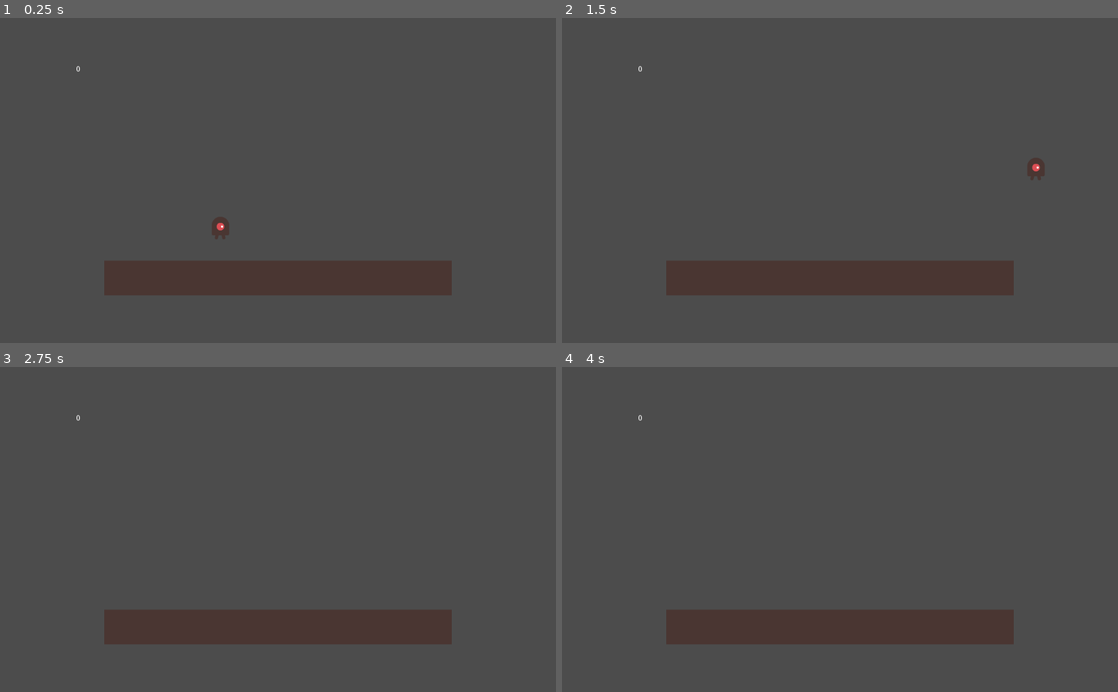
Above: before the commit, frames 1-4 (two rows, left to right).
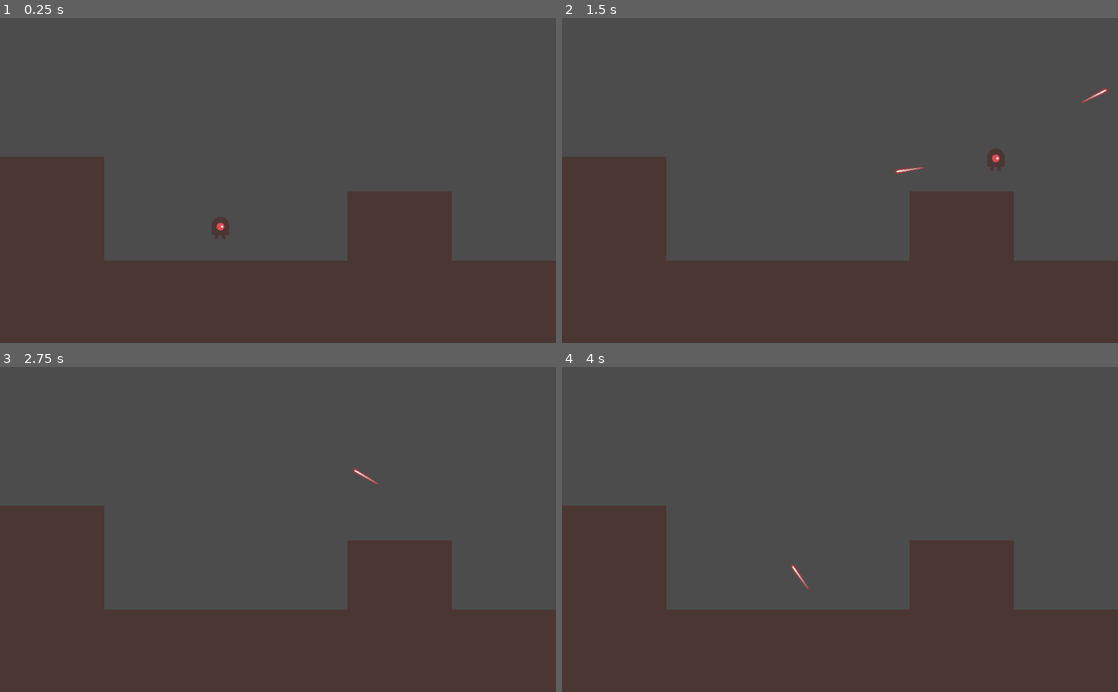
Above: after the commit, the same moments.

Repository: ben-gillott/crossbolt
Game: Godot game, scene res://Scenes/Main.tscn
Two runs of this game, one before a commit and one after it. Both use one fixed random seed, a clock stepped at 60 frames per second and the inputs below.
Inputs (mouse positions are in pixels of both pictures, inside the frame that each line leads up to):
- Up to frame 1 (0.25 s): no input
- Up to frame 2 (1.5 s): move the mouse to (962, 164) at 0.52 s; hold D (right) from 0.53 s (still down); click (962, 164) at 0.6 s; tap Space (jump) at 0.77 s; move the mouse to (728, 196) at 1.27 s; click (728, 196) at 1.35 s
- Up to frame 3 (2.75 s): tap Space (jump) at 1.52 s; move the mouse to (333, 458) at 2.02 s; release D (right) at 2.03 s; hold A (left) from 2.03 s (still down); click (333, 458) at 2.1 s
- Up to frame 4 (4 s): tap Enter at 2.75 s; move the mouse to (812, 594) at 2.77 s; release A (left) at 2.78 s; hold D (right) from 2.78 s (still down); click (812, 594) at 2.85 s; tap Space (jump) at 3.02, 3.77 s; move the mouse to (1006, 578) at 3.52 s; click (1006, 578) at 3.6 s

The runs differ from the first frame. In frame 1, 29% of the frame differs, in the area x 0-100%, y 14-100%; in frame 2, 29%; in frame 3, 29%; in frame 4, 29%.
Error before the commit: Invalid call. Nonexistent function '_endOfTheGame' in base 'Node2D'. (res://Scripts/Player.gd:35)
Error after the commit: Attempt to call function '_endOfTheGame' in base 'null instance' on a null instance. (res://Scripts/Player.gd:42)

Commit message:
basic bolt firing

Diff:
--- /dev/null
+++ b/Scenes/Bolt.tscn
@@ -0,0 +1,17 @@
+[gd_scene load_steps=4 format=2]
+
+[ext_resource path="res://Art/bolt1.png" type="Texture" id=1]
+[ext_resource path="res://Scripts/Bolt.gd" type="Script" id=2]
+
+[sub_resource type="RectangleShape2D" id=7]
+extents = Vector2( 5, 12.5 )
+
+[node name="Bolt" type="Area2D"]
+script = ExtResource( 2 )
+
+[node name="Sprite" type="Sprite" parent="."]
+texture = ExtResource( 1 )
+
+[node name="CollisionShape2D" type="CollisionShape2D" parent="."]
+position = Vector2( 0, -14.5 )
+shape = SubResource( 7 )
--- a/Scenes/Coin.tscn
+++ /dev/null
@@ -1,18 +0,0 @@
-[gd_scene load_steps=4 format=2]
-
-[ext_resource path="res://Art/tilesheet_complete.png" type="Texture" id=1]
-[ext_resource path="res://Coin.gd" type="Script" id=2]
-
-[sub_resource type="CircleShape2D" id=1]
-
-[node name="Coin" type="Area2D"]
-position = Vector2( 375.525, 375.525 )
-script = ExtResource( 2 )
-
-[node name="Sprite" type="Sprite" parent="."]
-texture = ExtResource( 1 )
-region_enabled = true
-region_rect = Rect2( 1043.5, 85.1085, 24.943, 21.6342 )
-
-[node name="CollisionShape2D" type="CollisionShape2D" parent="."]
-shape = SubResource( 1 )
--- a/Scenes/Main.tscn
+++ b/Scenes/Main.tscn
@@ -46,47 +46,18 @@
 [node name="TileMap" type="TileMap" parent="."]
 tile_set = SubResource( 12 )
 format = 1
-tile_data = PoolIntArray( 458755, 0, 0, 458756, 0, 0, 458757, 0, 0, 458758, 0, 0, 458759, 0, 0, 458760, 0, 0, 458761, 0, 0, 458762, 0, 0, 458763, 0, 0, 458764, 0, 0 )
+tile_data = PoolIntArray( 262144, 0, 0, 262145, 0, 0, 262146, 0, 0, 327680, 0, 0, 327681, 0, 0, 327682, 0, 0, 327690, 0, 0, 327691, 0, 0, 327692, 0, 0, 393216, 0, 0, 393217, 0, 0, 393218, 0, 0, 393226, 0, 0, 393227, 0, 0, 393228, 0, 0, 458752, 0, 0, 458753, 0, 0, 458754, 0, 0, 458755, 0, 0, 458756, 0, 0, 458757, 0, 0, 458758, 0, 0, 458759, 0, 0, 458760, 0, 0, 458761, 0, 0, 458762, 0, 0, 458763, 0, 0, 458764, 0, 0, 458765, 0, 0, 458766, 0, 0, 458767, 0, 0, 524288, 0, 0, 524289, 0, 0, 524290, 0, 0, 524291, 0, 0, 524292, 0, 0, 524293, 0, 0, 524294, 0, 0, 524295, 0, 0, 524296, 0, 0, 524297, 0, 0, 524298, 0, 0, 524299, 0, 0, 524300, 0, 0, 524301, 0, 0, 524302, 0, 0, 524303, 0, 0, 589824, 0, 0, 589825, 0, 0, 589826, 0, 0, 589827, 0, 0, 589828, 0, 0, 589829, 0, 0, 589830, 0, 0, 589831, 0, 0, 589832, 0, 0, 589833, 0, 0, 589834, 0, 0, 589835, 0, 0, 589836, 0, 0, 589837, 0, 0, 589838, 0, 0, 589839, 0, 0 )
 
 [node name="Player" parent="." instance=ExtResource( 2 )]
 position = Vector2( 406, 361 )
 
-[node name="CoinManager" type="Node2D" parent="."]
+[node name="UI" type="CanvasLayer" parent="."]
 
-[node name="Music" type="AudioStreamPlayer" parent="CoinManager"]
-pause_mode = 2
-volume_db = -6.0
-autoplay = true
-
-[node name="CoinSFX" type="AudioStreamPlayer" parent="CoinManager"]
-volume_db = 5.0
-
-[node name="DeathSFX" type="AudioStreamPlayer" parent="CoinManager"]
-volume_db = 10.0
-
-[node name="ScoreCounter" type="Node2D" parent="."]
-
-[node name="UI" type="CanvasLayer" parent="ScoreCounter"]
-
-[node name="Control" type="Control" parent="ScoreCounter/UI"]
+[node name="Control" type="Control" parent="UI"]
 margin_right = 40.0
 margin_bottom = 40.0
-__meta__ = {
-"_edit_use_anchors_": false
-}
 
-[node name="Score" type="RichTextLabel" parent="ScoreCounter/UI/Control"]
-margin_left = 139.577
-margin_top = 88.3957
-margin_right = 205.577
-margin_bottom = 143.396
-text = "0
-"
-__meta__ = {
-"_edit_use_anchors_": false
-}
-
-[node name="GameOverScore" type="RichTextLabel" parent="ScoreCounter/UI/Control"]
+[node name="GameOverScore" type="RichTextLabel" parent="UI/Control"]
 visible = false
 anchor_right = 0.879
 margin_left = 543.323
@@ -99,7 +70,7 @@
 "_edit_use_anchors_": false
 }
 
-[node name="GameOver" type="RichTextLabel" parent="ScoreCounter/UI/Control"]
+[node name="GameOver" type="RichTextLabel" parent="UI/Control"]
 visible = false
 margin_left = 479.323
 margin_top = 196.256
@@ -113,7 +84,7 @@
 "_edit_use_anchors_": false
 }
 
-[node name="RestartButton" type="Button" parent="ScoreCounter/UI/Control"]
+[node name="RestartButton" type="Button" parent="UI/Control"]
 visible = false
 margin_left = 481.933
 margin_top = 273.812
--- a/Scenes/Player.tscn
+++ b/Scenes/Player.tscn
@@ -1,33 +1,11 @@
-[gd_scene load_steps=6 format=2]
+[gd_scene load_steps=4 format=2]
 
 [ext_resource path="res://Scripts/Player.gd" type="Script" id=1]
 [ext_resource path="res://Art/enemyWalking_2.png" type="Texture" id=2]
 
 [sub_resource type="CapsuleShape2D" id=6]
 
-[sub_resource type="GDScript" id=7]
-script/source = "extends Area2D
-
-
-# Declare member variables here. Examples:
-# var a = 2
-# var b = \"text\"
-
-
-# Called when thenode enters the scene tree for the first time.
-func _ready():
-	pass # Replace with function body.
-
-
-# Called every frame. 'delta' is the elapsed time since the previous frame.
-#func _process(delta):
-#	pass
-"
-
-[sub_resource type="CapsuleShape2D" id=8]
-
 [node name="Player" type="KinematicBody2D"]
-position = Vector2( 313.412, 375.827 )
 script = ExtResource( 1 )
 
 [node name="Sprite" type="Sprite" parent="."]
@@ -36,9 +14,4 @@
 [node name="CollisionShape2D" type="CollisionShape2D" parent="."]
 shape = SubResource( 6 )
 
-[node name="Area2D" type="Area2D" parent="."]
-visible = false
-script = SubResource( 7 )
-
-[node name="CollisionShape2D" type="CollisionShape2D" parent="Area2D"]
-shape = SubResource( 8 )
+[node name="BoltStart" type="Position2D" parent="."]
--- /dev/null
+++ b/Scripts/Bolt.gd
@@ -0,0 +1,17 @@
+extends Area2D
+
+var direction: Vector2
+var speed: int = 700
+
+func _ready():
+	direction = position.direction_to(get_global_mouse_position()).normalized()
+	var angle = position.angle_to_point(get_global_mouse_position())
+	rotation = angle - PI/2
+
+func _process(delta):
+	position += direction * speed * delta
+
+func _on_Bullet_body_entered(body):
+	if body.is_in_group("mobs"):
+		body.queue_free()
+	queue_free()
--- a/Scripts/Coin.gd
+++ /dev/null
@@ -1,24 +0,0 @@
-extends Area2D
-
-
-# Declare member variables here. Examples:
-# var a = 2
-# var b = "text"
-
-
-# Called when the node enters the scene tree for the first time.
-func _ready():
-	position.y = 20
-	pass # Replace with function body.
-
-var gravityVal = 100
-var velocityVal = 50
-
-# Called every frame. 'delta' is the elapsed time since the previous frame.
-func _process(delta):
-	position.y = position.y + velocityVal * delta
-	velocityVal += gravityVal * delta
-
-	if(position.y > 900):
-		queue_free()
-	pass
--- a/Scripts/CoinManager.gd
+++ /dev/null
@@ -1,61 +0,0 @@
-extends Node2D
-
-#onready var coin = $Coin
-var score = 0
-
-onready var restartButton : Button = get_parent().get_node("ScoreCounter/UI/Control/RestartButton")
-
-var coin = preload("res://Coin.tscn")
-
-
-# Called when the node enters the scene tree for the first time.
-func _ready():
-	restartButton.connect("button_down", self, "restartScene")
-	pass
-
-
-func _updateScoreUI(var newScore):
-	var ScoreUINode = get_parent().get_node("ScoreCounter/UI/Control/Score")
-	ScoreUINode.text = str(newScore)
-
-func _spawnCoin():
-	var coin_instance = coin.instance()
-	coin_instance.position = Vector2(545.0, 10.0)
-	call_deferred("add_child", coin_instance)
-
-
-
-var timer = 0;
-var spawnRate = 2;
-
-func _process(delta):
-	timer += delta
-	if timer > spawnRate:
-		timer = 0
-		_spawnCoin()
-
-#When the player hits a coin
-func _on_Player_area_entered(area):
-	score += 1
-	print(score)
-	_updateScoreUI(score)
-	$CoinSFX.play()
-	area.queue_free()
-
-
-func _endOfTheGame():
-	print("fallen")
-	spawnRate = 10000 #stop coins falling
-	$DeathSFX.play()
-
-	var ScoreUINode = get_parent().get_node("ScoreCounter/UI/Control/Score")
-	var GameOverUINode = get_parent().get_node("ScoreCounter/UI/Control/GameOver")
-	var GameOverScoreUINode = get_parent().get_node("ScoreCounter/UI/Control/GameOverScore")
-	ScoreUINode.hide()
-	GameOverUINode.show()
-	GameOverScoreUINode.text = str(score)
-	GameOverScoreUINode.show()
-	restartButton.show()
-
-func restartScene():
-	get_tree().reload_current_scene()
--- a/Scripts/Events.gd
+++ b/Scripts/Events.gd
@@ -1,3 +1,3 @@
 extends Node
 
-signal score_changed(value)
+#signal score_changed(value)
--- a/Scripts/Player.gd
+++ b/Scripts/Player.gd
@@ -1,9 +1,5 @@
 extends KinematicBody2D
 
-
-# Declare member variables here. Examples:
-# var a = 2
-# var b = "text"
 export (int) var speed = 500
 export (int) var jump_speed = -500
 export (int) var gravity = 800
@@ -11,6 +7,7 @@
 export (float, 0, 1.0) var acceleration = 0.50
 
 var velocity = Vector2.ZERO
+var boltScene = preload("res://Scenes/Bolt.tscn")
 
 func get_input():
 	var dir = 0
@@ -23,6 +20,16 @@
 	else:
 		velocity.x = lerp(velocity.x, 0, friction)
 
+	#Shooting:
+	if Input.is_action_just_pressed("fire"):
+		shoot()
+
+func shoot():
+	var bolt = boltScene.instance()
+	bolt.position = $BoltStart.global_position
+	owner.add_child(bolt) #adds bolt to the world instead of the player
+
+
 func _physics_process(delta):
 	get_input()
 	velocity.y += gravity * delta
Binary file added: Art/bolt1.png
Not shown, added: Art/bolt1.png.import
